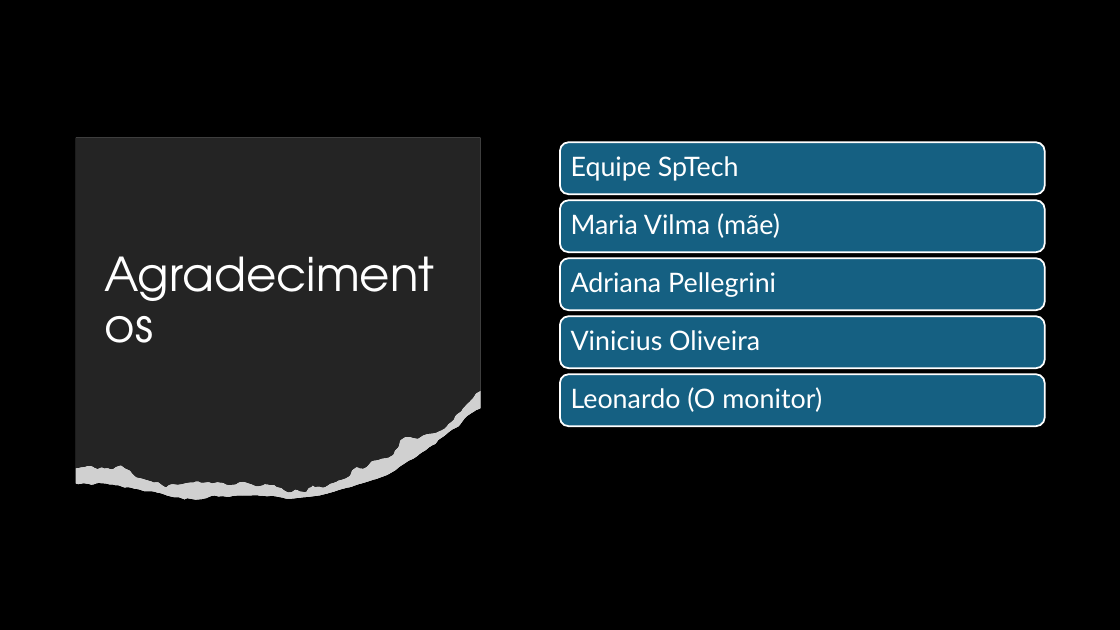
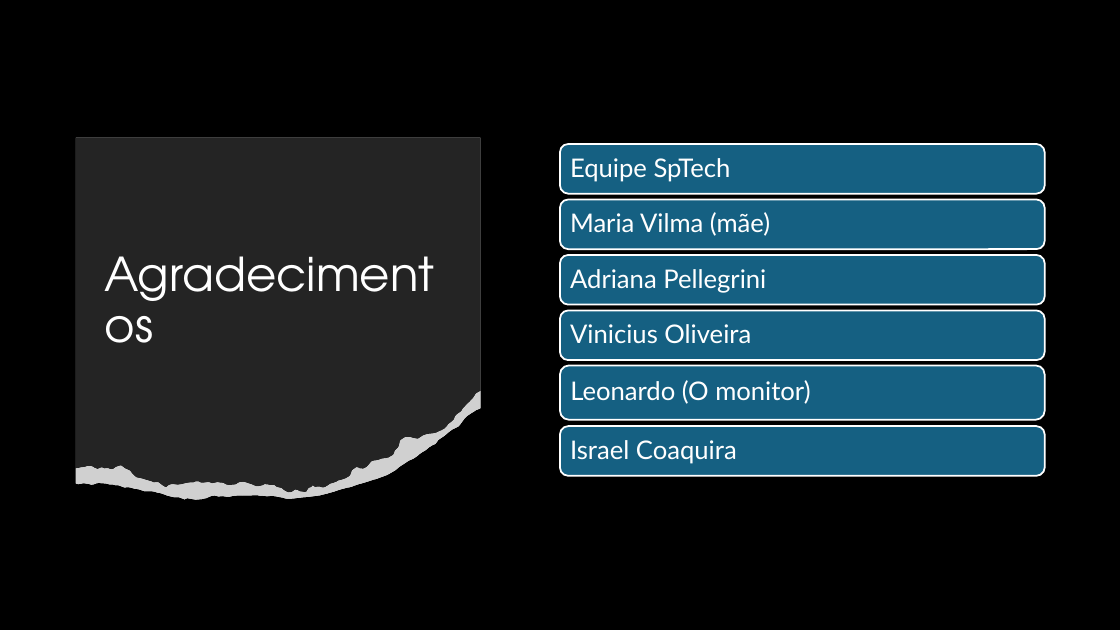
Before and after one commit to VitorAlmeida01/FlashApp, a slide deck: slide 7 of Projeto Individual/Documentação/Apresentação FlashApp.pptx. Drawn at 1120x630 pixels with LibreOffice and Linux fonts; fonts in the diff are those of the drawing; grey boxes stand for pictures. Boxes give left, top, right and bottom in pixels: in the first picture for what was removed or moved away, otherwise in the second. Text is boxed around its words. In the diff, an @@ line names an element or a change of style, - is before the commit and + after.

```diff
--- a/Projeto Individual/Documentação/Apresentação FlashApp.pptx
+++ b/Projeto Individual/Documentação/Apresentação FlashApp.pptx
@@ rounded rectangle: place and size @@
-rounded rectangle at [560,258,1045,310]
+rounded rectangle at [560,255,1045,305]
@@ rounded rectangle: place and size @@
-rounded rectangle at [560,317,1045,369]
+rounded rectangle at [560,311,1045,360]
@@ rounded rectangle: place and size @@
-rounded rectangle at [560,375,1045,427]
+rounded rectangle at [560,365,1045,420]
@@ size 23 to 22 pt in 5 elements at [570,158,731,182], [570,212,770,236], [570,269,766,293], [570,324,751,343], [570,380,810,404] @@
@@ text "Leonardo (O monitor)": place and size @@
-text "Leonardo (O monitor)" at [571,387,822,412]
+text "Leonardo (O monitor)" at [570,380,810,404]
@@ rounded rectangle added at [560,426,1045,476], fill #156082, outline #FFFFFF 1.5 pt @@
@@ text added at [570,440,737,464], 22 pt, text #FFFFFF @@
+Israel Coaquira
```
Also in this commit, not shown: 1 other slide changed, 8 other files.
